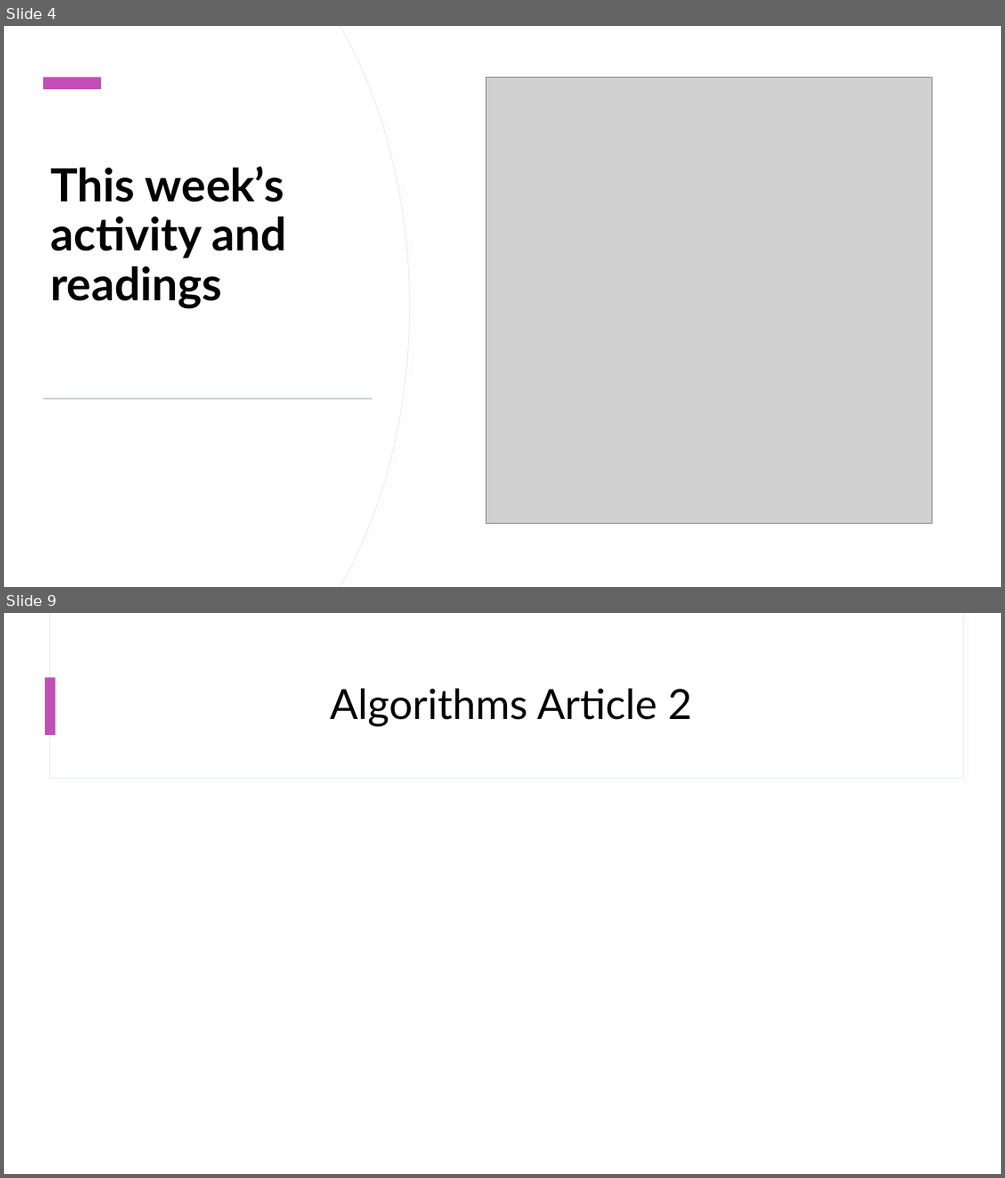
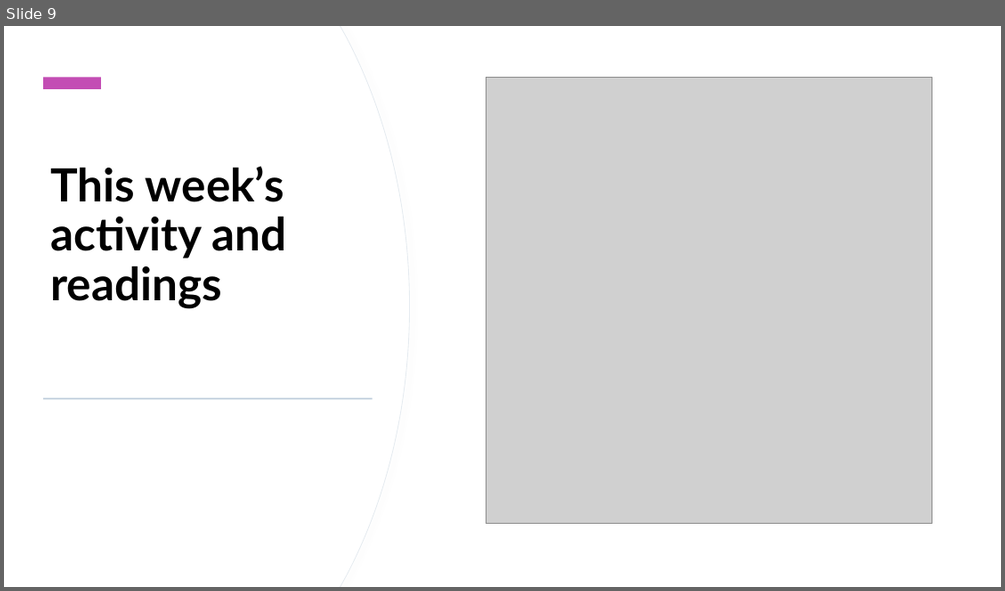
Before and after one commit to StephenCole19/Summer2020, a slide deck: soci2534/midterm/SOCIMidterm.pptx. Shown one above the other, each under a label of ours: slides 4 and 9 before the commit, slide 9 after it; the slides between them are not shown. The pictures are 1005x1178 and 1005x591 pixels, drawn with LibreOffice and Linux fonts; fonts in the diff are those of the drawing; grey boxes stand for pictures. Boxes give left, top, right and bottom in pixels: in the first picture for what was removed or moved away, otherwise in the second. Text is boxed around its words. In the diff, an @@ line names an element or a change of style, - is before the commit and + after.

```diff
--- a/soci2534/midterm/SOCIMidterm.pptx
+++ b/soci2534/midterm/SOCIMidterm.pptx
@@ slide 9 removed at (4, 613, 1001, 1174), background #FFFFFF; not listed: 2 template elements that a slide beside it also shows @@
@@ rectangle removed at (45, 677, 56, 735) @@
@@ title removed at (330, 688, 692, 727) @@
-Algorithms Article 2
@@ what was slide 4 is now slide 9 @@
```
Also in this commit, not shown: 4 slides changed, 7 slides added, 8 other slides removed, 16 other files.
